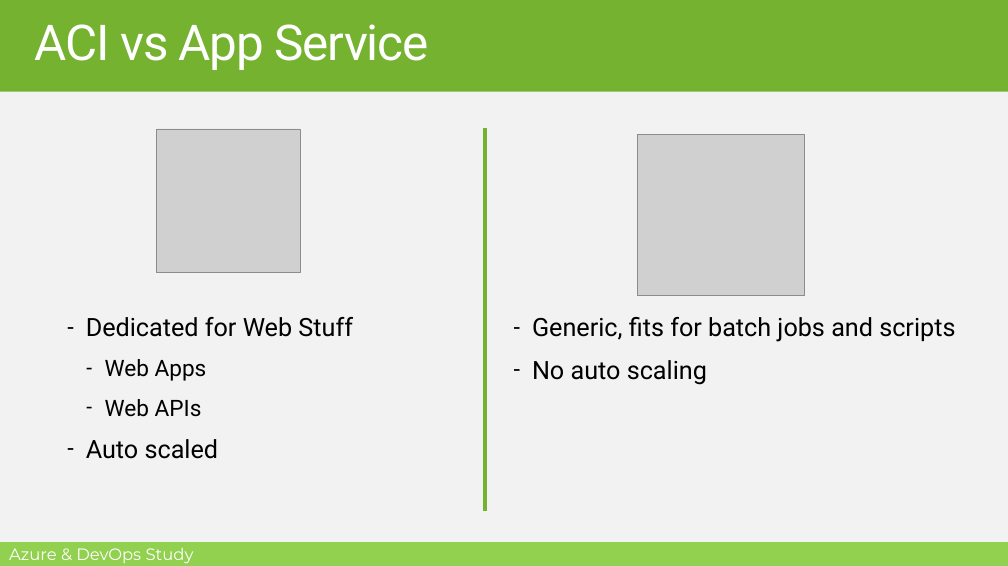
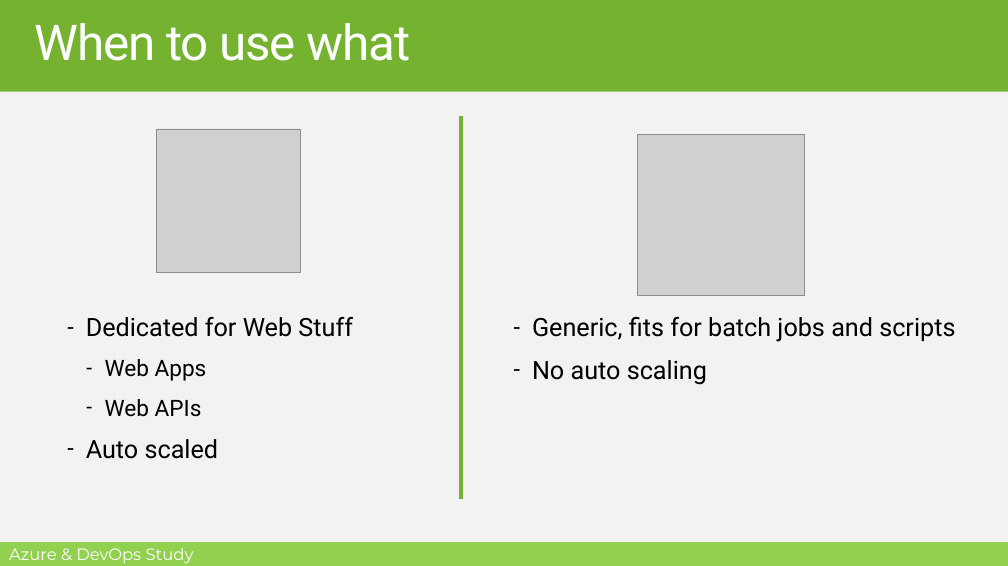
Before and after one commit to MohamedRadwan-DevOps/Azure-DevOps-Study-Group, a slide deck: slide 11 of AZ-900/Module-1/M1-L4-Understanding Azure Container Services, Function and Virtual Desktop.pptx (slide 12 before the commit). Drawn at 1008x566 pixels with LibreOffice and Linux fonts; fonts in the diff are those of the drawing; grey boxes stand for pictures; background and template pictures are left out. Boxes give left, top, right and bottom in pixels: in the first picture for what was removed or moved away, otherwise in the second. Text is boxed around its words. In the diff, an @@ line names an element or a change of style, - is before the commit and + after.

```diff
--- a/AZ-900/Module-1/M1-L4-Understanding Azure Container Services, Function and Virtual Desktop.pptx
+++ b/AZ-900/Module-1/M1-L4-Understanding Azure Container Services, Function and Virtual Desktop.pptx
@@ text at (x1=35, y1=23, x2=410, y2=61): text changed @@
-ACI vs App Service
+When to use what
@@ line moved from (485, 128) - (485, 511) to (461, 116) - (461, 500) @@
```
Also in this commit, not shown: 11 other slides changed, 3 slides added, 1 slide removed.
